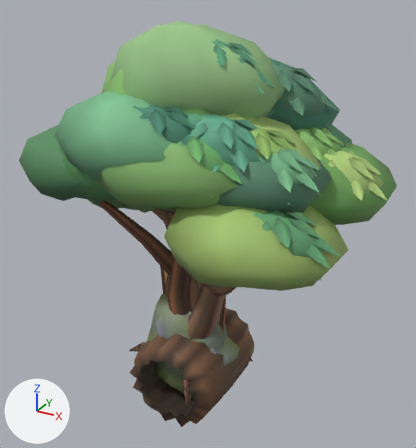
Renders of the Blender file assets/forest/bosque-authoring.blend from each side of a commit.
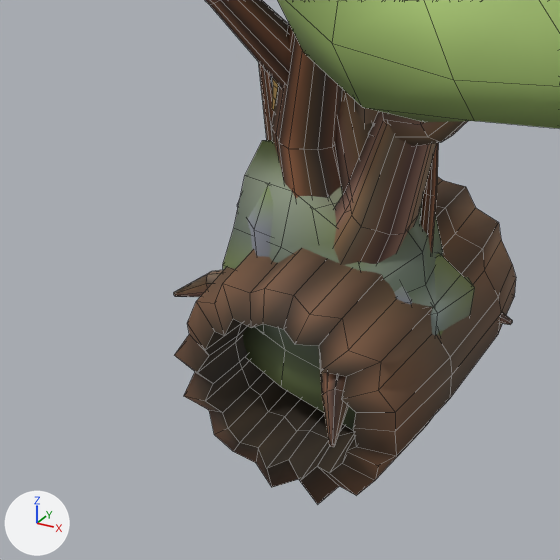
Each version appears first whole from a 50 mm camera at (5.69, -9.65, 8.39) aimed at (0.24, 0.26, 3.43), and next in a close-up on the part from 16% to 65% of the width and 54% to 100% of the height. Lighting does not change. The marker at lower left points along +X, +Y and +Z. The last two pictures show the newer version. The close-ups show mesh edges as thin lines.

Names of what the first close-up shows: 'Ardosia', 'Aveleira_Copa_economica', 'Aveleira_Tronco', 'Carvalho_Tronco', 'Pedra_fendida', 'Seixo_musgo', 'Tronco_Oco', 'Varal' and 1 more.
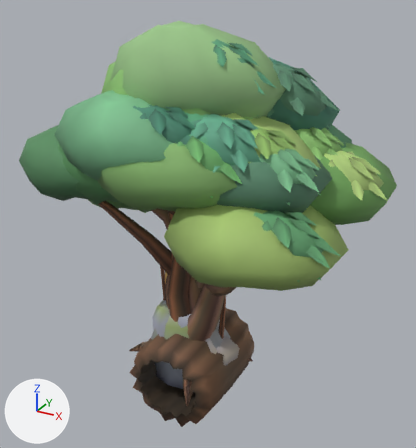
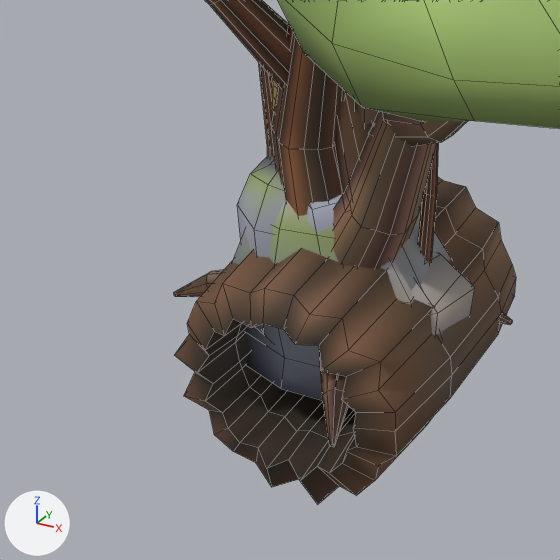
Commit message: Libera a calha e refina as rochas e a oclusão do Bosque

Pixel boxes [x1, y1, x2, y2] of what changed, in the close-ups (560 x 560 px; the box of a moved part takes in the faces that stretch with it):
'Ardosia', reshaped, recoloured: before [223, 140, 443, 431]; after [233, 200, 451, 408]
'Pedra_fendida', recoloured: [237, 185, 412, 304] in both
'Seixo_musgo', recoloured: [255, 253, 475, 336] in both
part 1 of me_ardosia, moved or reshaped: before [223, 140, 443, 431]; after [233, 200, 451, 408]

The change, as a list of edits to the scene's bpy script:
```text
Change me_ardosia:
    used by ob_ardosia; location = (0.0, 0.0, 0.0)
    remove me_ardosia.from_pydata(...)  # 64 vertices, 58 faces; spans x -1.15..1.09, y -0.91..0.8, z -0.47..1.82
    add me_ardosia.from_pydata(...)  # 64 vertices, 58 faces; spans x -1.08..1.08, y -0.86..0.75, z -0.35..1.5
    me_ardosia part 1: 64 of 64 vertices moved; they spanned x -1.15..1.09, y -0.91..0.8, z -0.47..1.82 and now span x -1.08..1.08, y -0.86..0.75, z -0.35..1.5; mean shift (0.0, 0.0, -0.14)
    me_ardosia part 2: vertex colours changed
Change me_seixo_musgo:
    where me_seixo_musgo.from_pydata(...)  # 50 vertices, 42 faces; spans x -0.98..1.08, y -0.81..0.68, z -0.18..0.92
    used by ob_seixo_musgo; location = (0.0, 0.0, 0.0)
    me_seixo_musgo part 3: vertex colours changed
Change me_pedra_fendida:
    where me_pedra_fendida.from_pydata(...)  # 54 vertices, 47 faces; spans x -0.94..0.94, y -0.73..0.66, z -0.22..1.49
    used by ob_pedra_fendida; location = (0.0, 0.0, 0.0)
    me_pedra_fendida part 4: vertex colours changed
```
